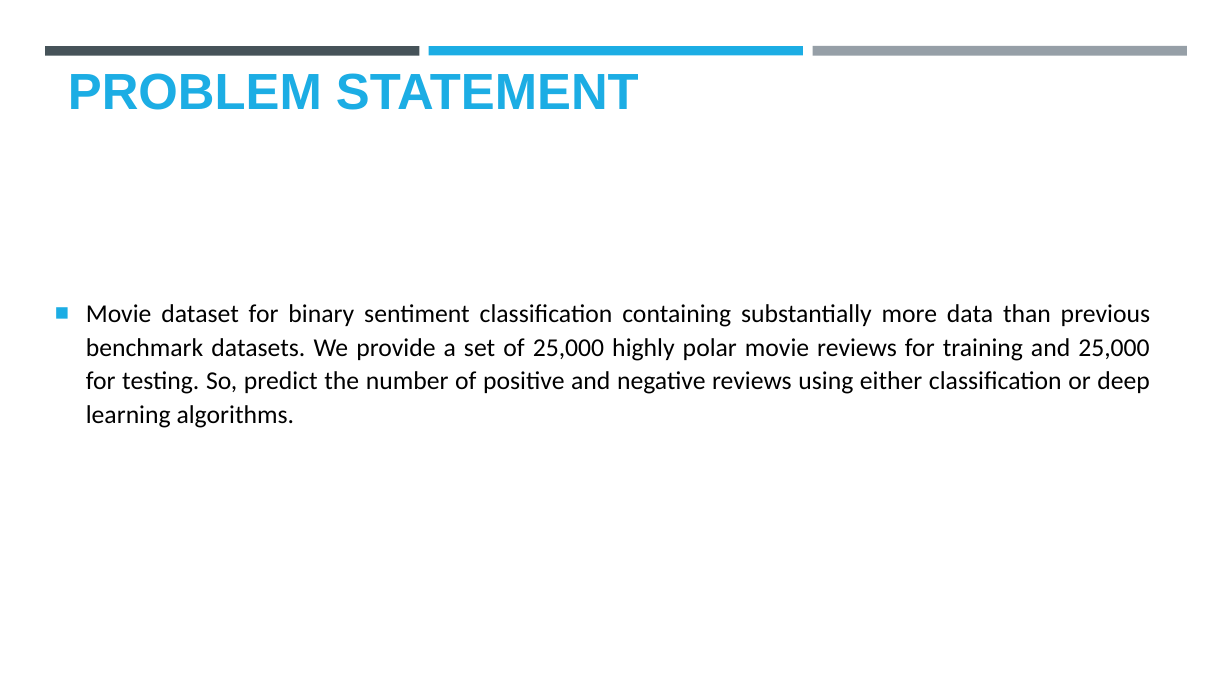
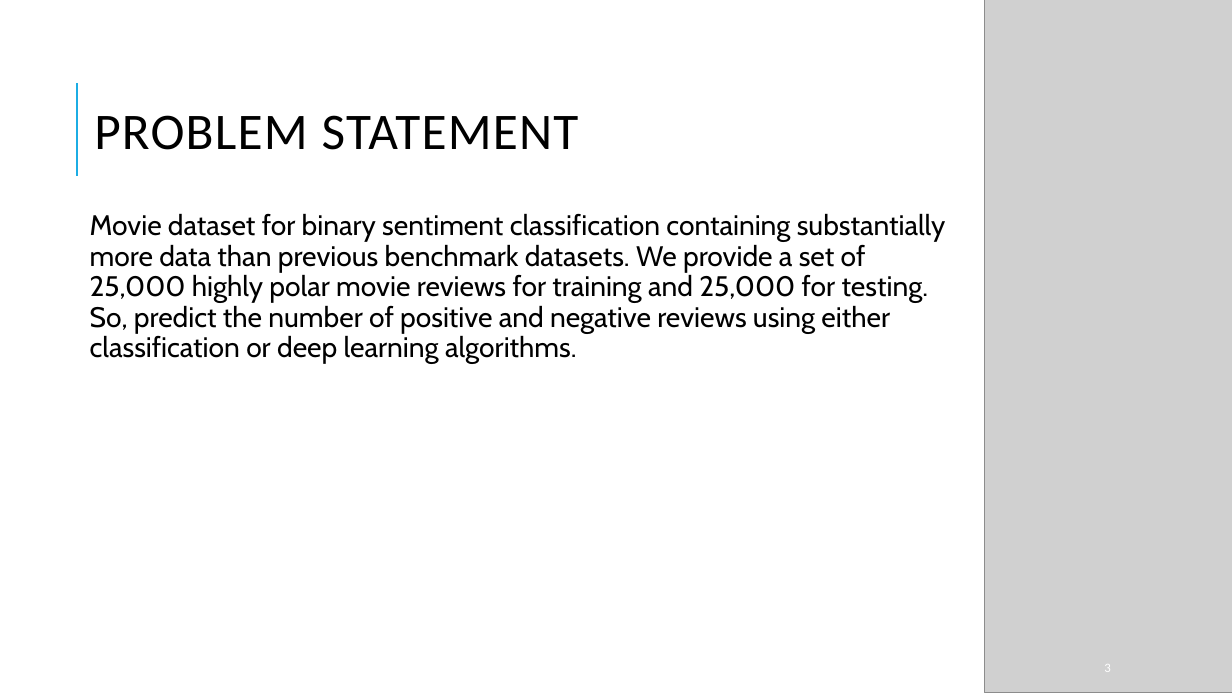
Before and after one commit to kalairehoboth/My-project, a slide deck: slide 3 of Capstone project.pptx. Drawn at 1232x693 pixels with LibreOffice and Linux fonts; fonts in the diff are those of the drawing; grey boxes stand for pictures; background and template pictures are left out. Boxes give left, top, right and bottom in pixels: in the first picture for what was removed or moved away, otherwise in the second. Text is boxed around its words. In the diff, an @@ line names an element or a change of style, - is before the commit and + after.

```diff
--- a/Capstone project.pptx
+++ b/Capstone project.pptx
@@ rectangle added at box(0, 0, 763, 693), fill #FFFFFF at 90% opacity @@
@@ picture added at box(985, 0, 1232, 693) @@
@@ rectangle removed at box(45, 46, 420, 55) @@
@@ rectangle removed at box(429, 46, 803, 55) @@
@@ rectangle removed at box(812, 46, 1187, 56) @@
@@ line added from (77, 176) to (77, 83), #1CADE4 1.5 pt @@
@@ title "PROBLEM STATEMENT": place and size @@
-title "PROBLEM STATEMENT" at box(68, 73, 639, 110)
+title "PROBLEM STATEMENT" at box(94, 115, 579, 150)
@@ title "PROBLEM STATEMENT" at box(94, 115, 579, 150): size 39.6 to 40 pt, font Arial to Calibri, text colour #1CADE4 to #000000, letter spacing 0 to 1 pt, bold off; line spacing 1 to 0.8; vertical alignment bottom to middle @@
@@ text "Movie dataset for binary sentiment ...": place and size @@
-text "Movie dataset for binary sentiment ..." at box(86, 304, 1150, 428)
+text "Movie dataset for binary sentiment ..." at box(90, 213, 946, 364)
@@ text "Movie dataset for binary sentiment ..." at box(90, 213, 946, 364): size 20 to 22 pt, font Calibri to Cabin; alignment justified to left; bullet ■ to none; line spacing 1.1 to 0.9; more space between paragraphs; vertical alignment middle to top @@
@@ page number added at box(1104, 664, 1110, 672), 10 pt, text #FFFFFF @@
+3
```
Also in this commit, not shown: 10 other slides changed, 2 slides added, 2 slides removed.
